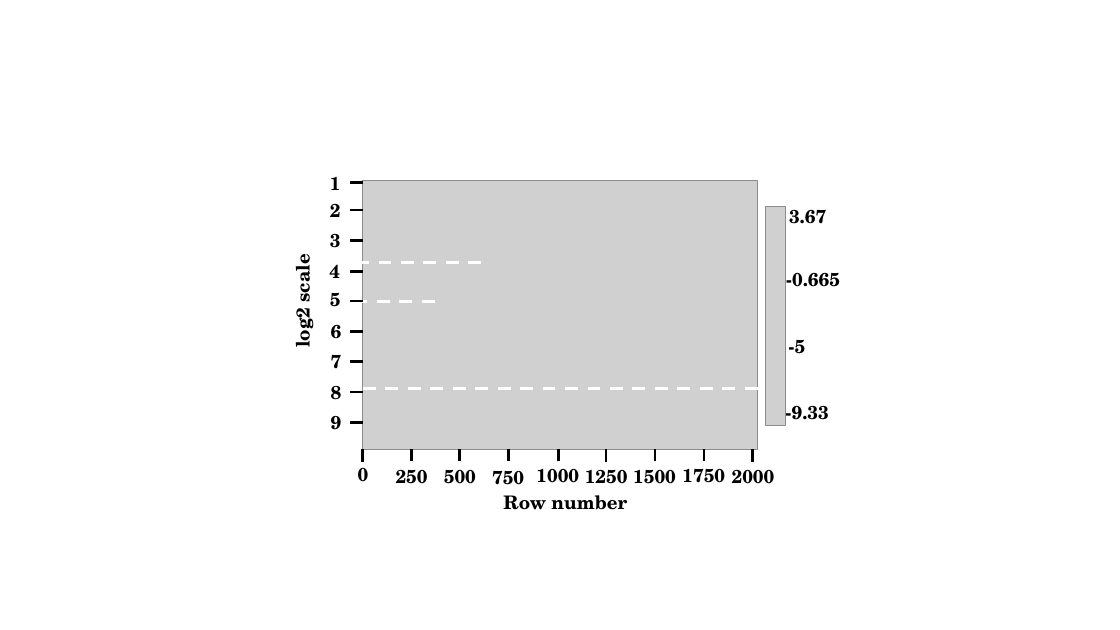
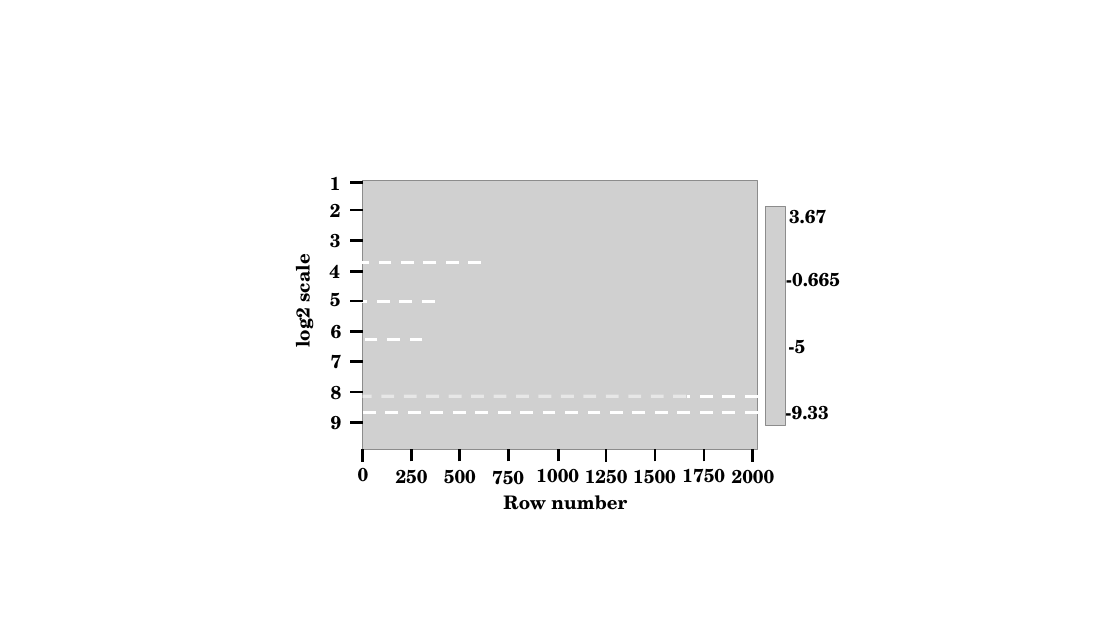
Before and after one commit to cao-jacky/degree_level4, a slide deck: slide 3 of earth_system_and_climate_4/term_1/practical_2/report/figures/diagrams.pptx. Drawn at 1120x630 pixels with LibreOffice and Linux fonts; fonts in the diff are those of the drawing; grey boxes stand for pictures. Boxes give left, top, right and bottom in pixels: in the first picture for what was removed or moved away, otherwise in the second. Text is boxed around its words. In the diff, an @@ line names an element or a change of style, - is before the commit and + after.

```diff
--- a/earth_system_and_climate_4/term_1/practical_2/report/figures/diagrams.pptx
+++ b/earth_system_and_climate_4/term_1/practical_2/report/figures/diagrams.pptx
@@ line added from (423, 339) to (350, 339), #FFFFFF 2.75 pt dashed @@
@@ line moved from (758, 388) - (362, 388) to (758, 413) - (362, 413) @@
@@ line added from (686, 397) to (362, 397), #FFFFFF 2.75 pt dashed @@
@@ line added from (758, 397) to (687, 397), #FFFFFF 2.75 pt dashed @@
```
Also in this commit, not shown: 1 other slide changed, 15 other files.
